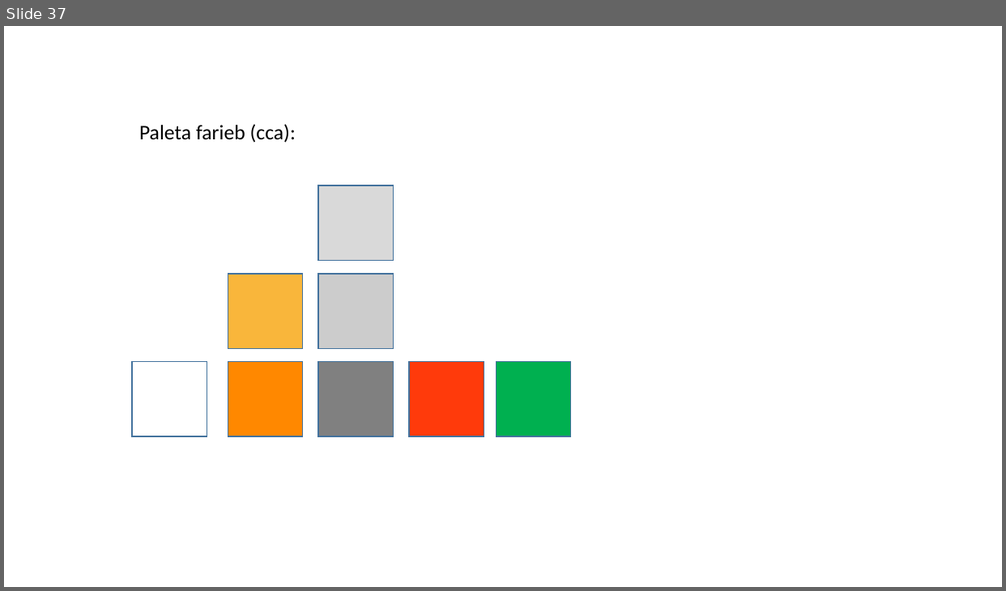
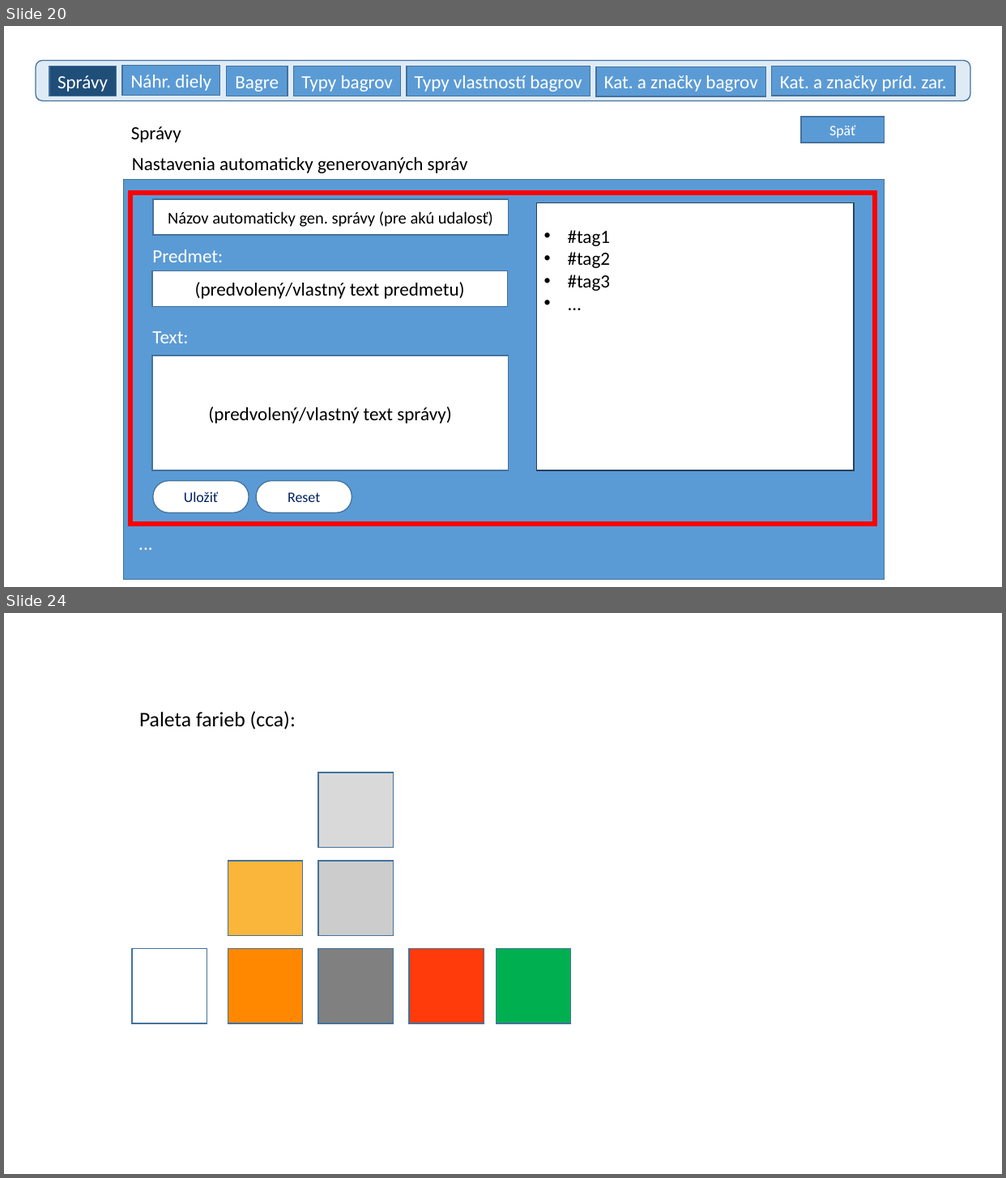
Before and after one commit to milantru/ServIS, a slide deck: docs/B-Servis WebApp UI koncept.pptx. Shown one above the other, each under a label of ours: slide 37 before the commit, slides 20 and 24 after it; the slides between them are not shown. The pictures are 1006x591 and 1006x1178 pixels, drawn with LibreOffice and Linux fonts; fonts in the diff are those of the drawing. Boxes give left, top, right and bottom in pixels: in the first picture for what was removed or moved away, otherwise in the second. Text is boxed around its words. In the diff, an @@ line names an element or a change of style, - is before the commit and + after.

```diff
--- a/docs/B-Servis WebApp UI koncept.pptx
+++ b/docs/B-Servis WebApp UI koncept.pptx
@@ slide 20 added at box(4, 26, 1002, 587), background #FFFFFF @@
@@ rounded rectangle added at box(36, 61, 970, 101), fill #DEEBF7, outline #43739E 1 pt @@
@@ rectangle added at box(49, 66, 116, 96), fill #1F4E79, outline #43739E 1 pt, 18 pt, text #FFFFFF @@
+Správy
@@ rectangle added at box(122, 66, 220, 96), fill #5B9BD5, outline #43739E 1 pt, 18 pt, text #FFFFFF @@
+Náhr. diely
@@ rectangle added at box(226, 66, 288, 96), fill #5B9BD5, outline #43739E 1 pt, 18 pt, text #FFFFFF @@
+Bagre
@@ rectangle added at box(294, 66, 401, 96), fill #5B9BD5, outline #43739E 1 pt, 18 pt, text #FFFFFF @@
+Typy bagrov
@@ rectangle added at box(407, 66, 590, 96), fill #5B9BD5, outline #43739E 1 pt, 18 pt, text #FFFFFF @@
+Typy vlastností bagrov
@@ rectangle added at box(596, 67, 766, 97), fill #5B9BD5, outline #43739E 1 pt, 18 pt, text #FFFFFF @@
+Kat. a značky bagrov
@@ rectangle added at box(772, 66, 956, 96), fill #5B9BD5, outline #43739E 1 pt, 18 pt, text #FFFFFF @@
+Kat. a značky príd. zar.
@@ rectangle added at box(801, 117, 884, 143), fill #5B9BD5, outline #43739E 1 pt, 14 pt, text #FFFFFF @@
+Späť
@@ text added at box(131, 126, 181, 143), 18 pt, text #000000 @@
+Správy
@@ text added at box(132, 157, 468, 173), 18 pt, text #000000 @@
+Nastavenia automaticky generovaných správ
@@ rectangle added at box(123, 179, 884, 580), fill #5B9BD5, outline #43739E 1 pt @@
@@ rectangle added at box(130, 193, 875, 525), outline #FF0000 4.5 pt @@
@@ rectangle added at box(153, 199, 509, 236), fill #FFFFFF, outline #43739E 1 pt, 16 pt, text #000000 @@
+Názov automaticky gen. správy (pre akú udalosť)
@@ rectangle added at box(537, 203, 854, 471), fill #FFFFFF, outline #28445D 1 pt, 18 pt, text #000000 @@
+• #tag1
+• #tag2
+• #tag3
+• ...
@@ text added at box(152, 250, 223, 263), 18 pt, text #FFFFFF @@
+Predmet:
@@ rectangle added at box(152, 271, 508, 307), fill #FFFFFF, outline #43739E 1 pt, 18 pt, text #000000 @@
+(predvolený/vlastný text predmetu)
@@ text added at box(152, 331, 188, 344), 18 pt, text #FFFFFF @@
+Text:
@@ rectangle added at box(152, 356, 509, 472), fill #FFFFFF, outline #43739E 1 pt, 18 pt, text #000000 @@
+(predvolený/vlastný text správy)
@@ rounded rectangle added at box(153, 481, 249, 514), fill #FFFFFF, outline #43739E 1 pt, 14 pt, text #002060 @@
+Uložiť
@@ rounded rectangle added at box(256, 481, 352, 514), fill #FFFFFF, outline #43739E 1 pt, 14 pt, text #002060 @@
+Reset
@@ text added at box(131, 528, 160, 558), 18 pt, text #FFFFFF @@
+...
@@ what was slide 37 is now slide 24 @@
```
Also in this commit, not shown: 7 slides changed, 29 other slides added, 25 slides removed, 47 other files.
